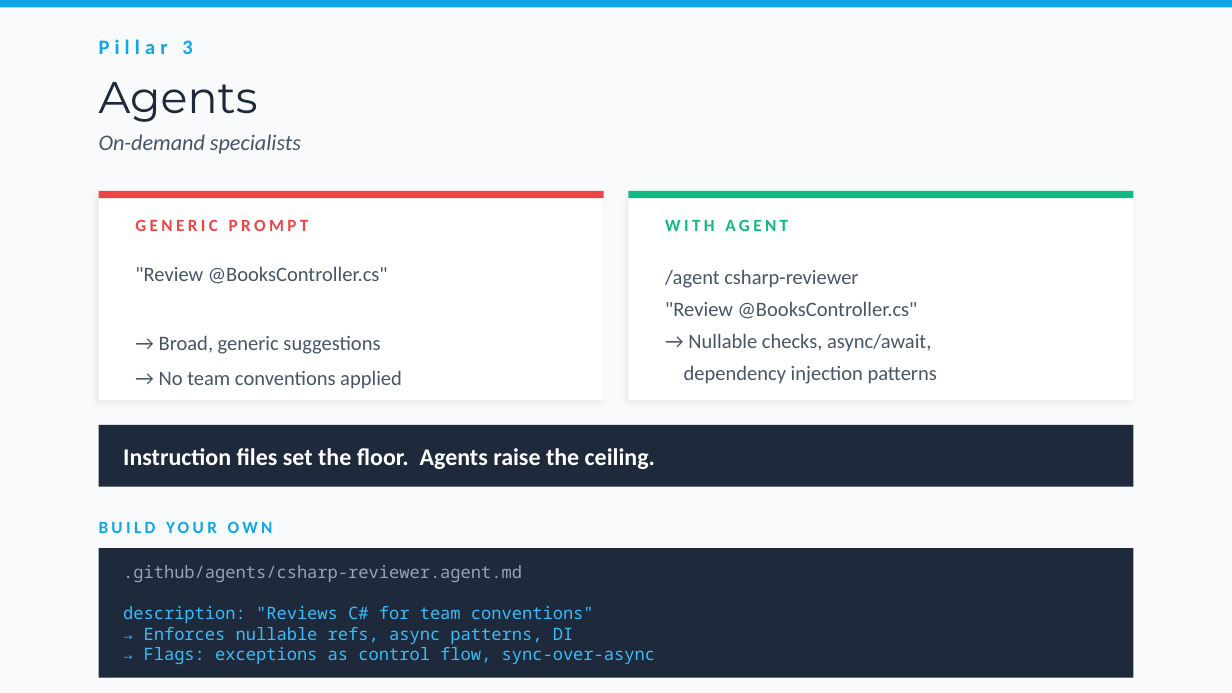
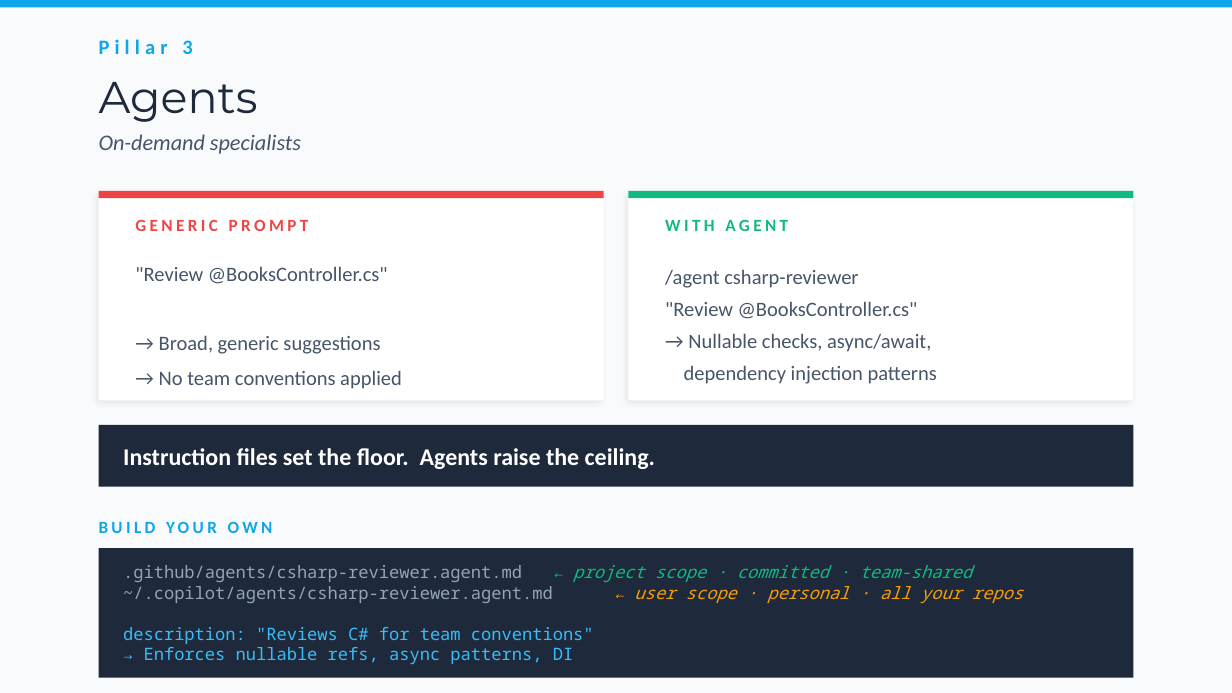
Before and after one commit to bubuding0809/copilot-cli-for-beginners, a slide deck: slide 9 of WORKSHOP-PRESENTATION.pptx. Drawn at 1232x693 pixels with LibreOffice and Linux fonts; fonts in the diff are those of the drawing. Boxes give left, top, right and bottom in pixels: in the first picture for what was removed or moved away, otherwise in the second. Text is boxed around its words. In the diff, an @@ line names an element or a change of style, - is before the commit and + after.

```diff
--- a/WORKSHOP-PRESENTATION.pptx
+++ b/WORKSHOP-PRESENTATION.pptx
@@ text at bbox=[123, 565, 1023, 603]: text changed @@
-.github/agents/csharp-reviewer.agent.md
+.github/agents/csharp-reviewer.agent.md ← project scope · committed · team-shared
+~/.copilot/agents/csharp-reviewer.agent.md ← user scope · personal · all your repos
@@ text at bbox=[144, 647, 655, 664]: paragraph removed @@
-→ Flags: exceptions as control flow, sync-over-async
```
Also in this commit, not shown: 1 other slide changed.
